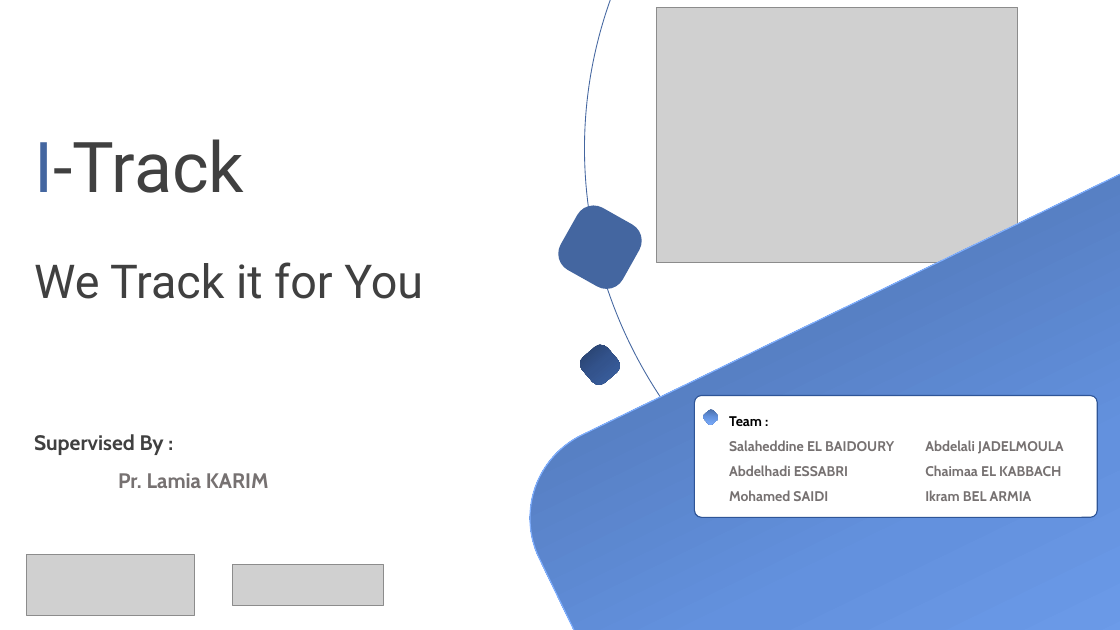
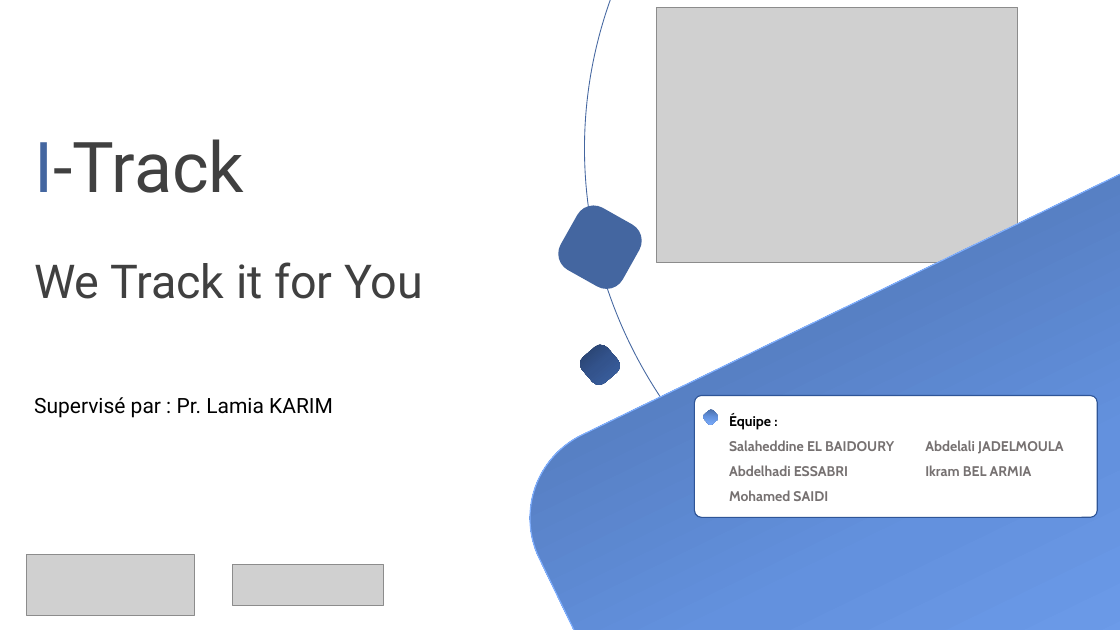
Before and after one commit to MiSalah/Real-Time-Data-Streaming-Analytics-System-for-tracking-Pedestrians, a slide deck: slide 1 of Progress' Presentations/Etat d'avancement - S1.pptx. Drawn at 1120x630 pixels with LibreOffice and Linux fonts; fonts in the diff are those of the drawing; grey boxes stand for pictures. Boxes give left, top, right and bottom in pixels: in the first picture for what was removed or moved away, otherwise in the second. Text is boxed around its words. In the diff, an @@ line names an element or a change of style, - is before the commit and + after.

```diff
--- a/Progress' Presentations/Etat d'avancement - S1.pptx
+++ b/Progress' Presentations/Etat d'avancement - S1.pptx
@@ text at (x1=34, y1=397, x2=333, y2=418): text changed; font Cabin to Roboto; text colour #404040 to #000000; bold off @@
-Supervised By :
-Pr. Lamia KARIM
+Supervisé par : Pr. Lamia KARIM
@@ text at (x1=729, y1=414, x2=771, y2=430): text changed @@
-Team :
+Équipe :
@@ text at (x1=925, y1=465, x2=1061, y2=476): paragraph removed @@
-Chaimaa EL KABBACH
```
Also in this commit, not shown: 2 other slides changed, 11 slides added, 4 slides removed, 2 other files.
